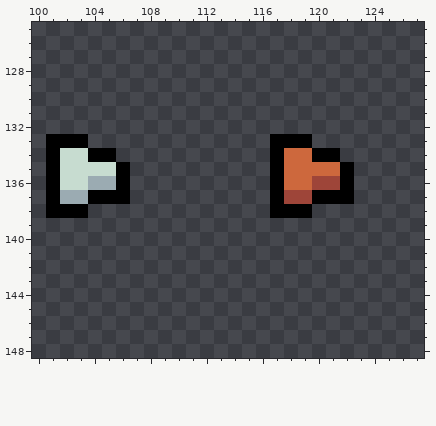
Pixel-art file, stored at Projects/TastyRoad/Assets/Sprites/_Other/_Emoji Sprite Assets/Emoji_GamePad.aseprite. Above: the version before the commit.
128x192 pixels, 1 frame. Shown: x 100..127, y 125..148.
And afterwards:
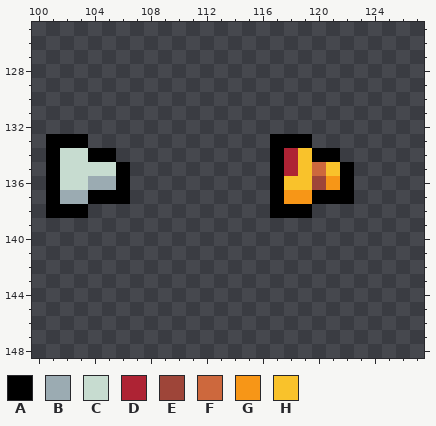
Palette (. is transparent): A #000000  B #9babb2  C #c7dcd0  D #ae2334  E #9e4539  F #cd683d  G #f79617  H #f9c22b
Change:
--- layer "Layer 1"
@@ x 116..123 @@
 133 .AAA....
-134 .AFFAA..
-135 .AFFFFA.
-136 .AFFEEA.
-137 .AEEAAA.
+134 .ADHAA..
+135 .ADHFHA.
+136 .AHHEGA.
+137 .AGGAAA.
 138 .AAA....
Changed places in both pictures, as pixel boxes (x1, y1, x2, y2):
changed: (284, 148, 340, 204)
